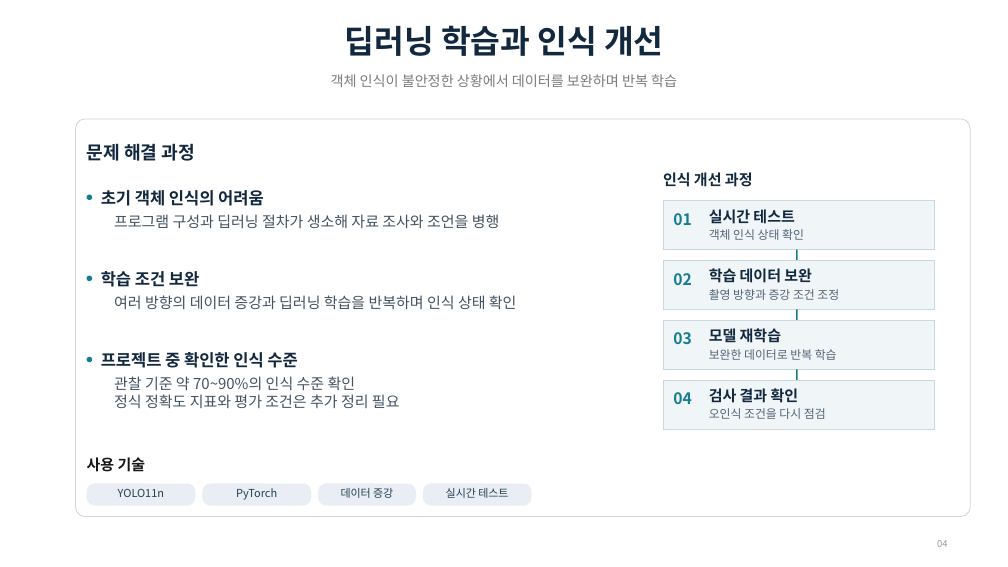
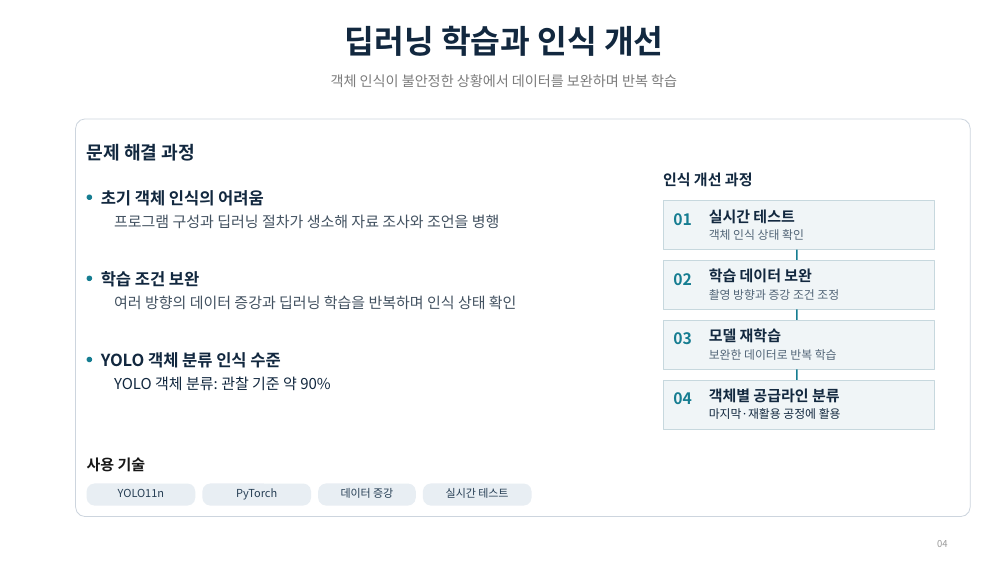
Before and after one commit to ghjyuwe1-sudo/project, a slide deck: slide 4 of portfolio/portfolio.pptx. Drawn at 1008x567 pixels with LibreOffice and Linux fonts; fonts in the diff are those of the drawing. Boxes give left, top, right and bottom in pixels: in the first picture for what was removed or moved away, otherwise in the second. Text is boxed around its words. In the diff, an @@ line names an element or a change of style, - is before the commit and + after.

```diff
--- a/portfolio/portfolio.pptx
+++ b/portfolio/portfolio.pptx
@@ text at [101, 352, 280, 368]: text changed @@
-프로젝트 중 확인한 인식 수준
+YOLO 객체 분류 인식 수준
@@ text at [114, 376, 330, 390]: text changed; text colour #435261 to #12283F @@
-관찰 기준 약 70~90%의 인식 수준 확인
-정식 정확도 지표와 평가 조건은 추가 정리 필요
+YOLO 객체 분류: 관찰 기준 약 90%
@@ text at [709, 388, 840, 403]: text changed @@
-검사 결과 확인
+객체별 공급라인 분류
@@ text at [709, 408, 841, 419]: text changed; text colour #526577 to #12283F @@
-오인식 조건을 다시 점검
+마지막·재활용 공정에 활용
```
Also in this commit, not shown: 6 other slides changed.
